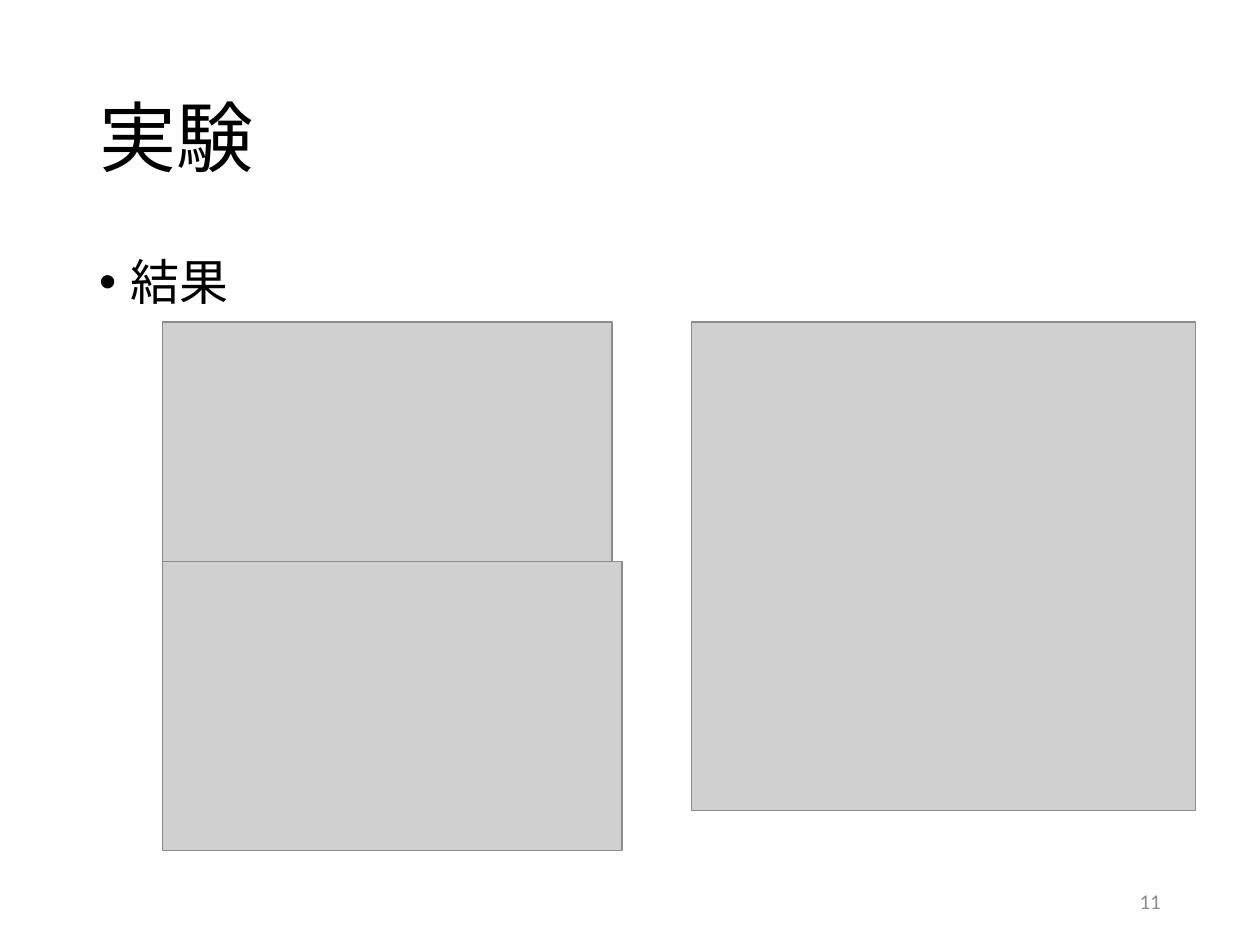
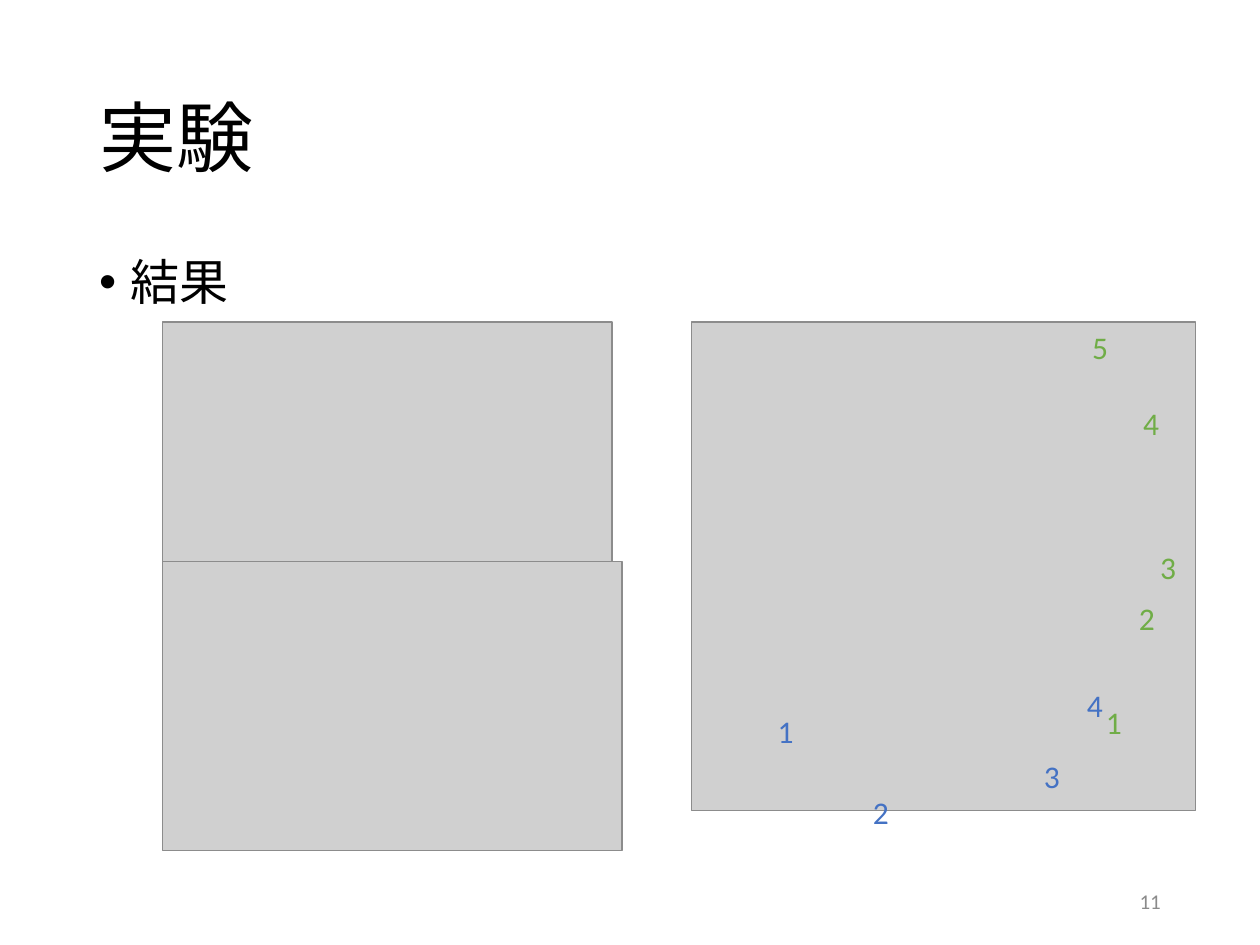
Before and after one commit to GrayMask/3dSurface3, a slide deck: slide 11 of report/Li-20170317_.pptx. Drawn at 1260x945 pixels with LibreOffice and Linux fonts; fonts in the diff are those of the drawing; grey boxes stand for pictures. Boxes give left, top, right and bottom in pixels: in the first picture for what was removed or moved away, otherwise in the second. Text is boxed around its words. In the diff, an @@ line names an element or a change of style, - is before the commit and + after.

```diff
--- a/report/Li-20170317_.pptx
+++ b/report/Li-20170317_.pptx
@@ text added at (x1=1092, y1=339, x2=1108, y2=359), 18 pt, text #70AD47 @@
+5
@@ text added at (x1=1143, y1=415, x2=1159, y2=435), 18 pt, text #70AD47 @@
+4
@@ text added at (x1=1160, y1=558, x2=1176, y2=579), 18 pt, text #70AD47 @@
+3
@@ text added at (x1=1139, y1=609, x2=1155, y2=630), 18 pt, text #70AD47 @@
+2
@@ text added at (x1=1087, y1=697, x2=1103, y2=717), 18 pt, text #4472C4 @@
+4
@@ text added at (x1=1106, y1=714, x2=1122, y2=734), 18 pt, text #70AD47 @@
+1
@@ text added at (x1=778, y1=723, x2=794, y2=743), 18 pt, text #4472C4 @@
+1
@@ text added at (x1=1044, y1=767, x2=1060, y2=788), 18 pt, text #4472C4 @@
+3
@@ text added at (x1=873, y1=803, x2=889, y2=832), 18 pt, text #4472C4 @@
+2
```
Also in this commit, not shown: 3 other slides changed, 1 slide added, 8 other files.
